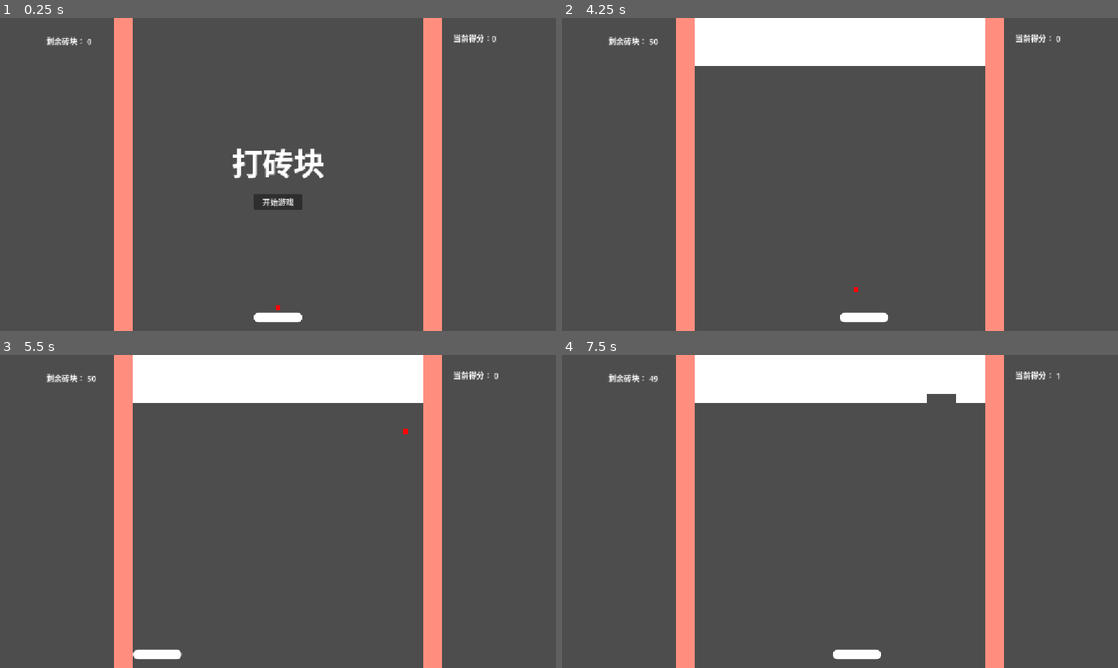
Above: before the commit, frames 1-4 (two rows, left to right).
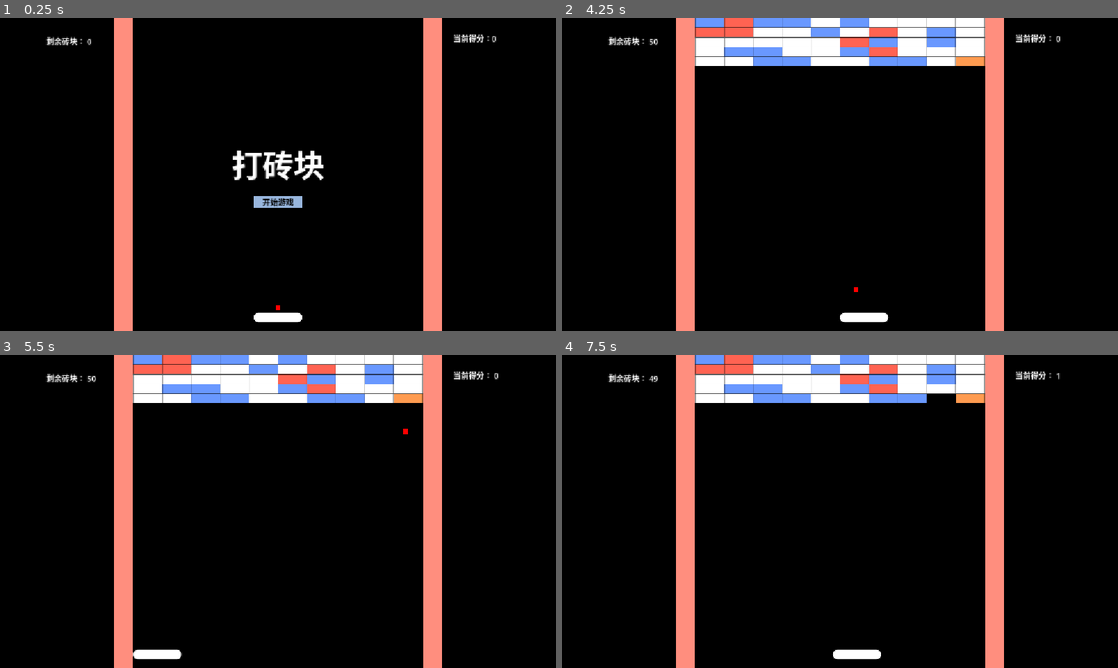
Above: after the commit, the same moments.

Repository: blingbling21/Brick-Break
Game: Godot game, scene res://场景/主场景/main.tscn
The game is run twice, just before and just after one commit, with the same random seed, the same clock (stepped at 60 frames per second) and the same inputs.
Inputs (mouse positions are in pixels of both pictures, inside the frame that each line leads up to):
- Up to frame 1 (0.25 s): no input
- Up to frame 2 (4.25 s): click "开始游戏" at 0.5 s; move the mouse to (962, 158) at 1.27 s; hold Right (ui_right) 1.28-2.03 s; move the mouse to (728, 190) at 2.02 s; hold Left (ui_left) 2.03-2.78 s; move the mouse to (895, 105) at 2.77 s; hold Right (ui_right) from 2.78 s (still down); tap Enter at 3.5 s; move the mouse to (812, 237) at 3.52 s
- Up to frame 3 (5.5 s): move the mouse to (444, 558) at 4.27 s; release Right (ui_right) at 4.28 s; hold Left (ui_left) from 4.28 s (still down); move the mouse to (111, 464) at 5.02 s
- Up to frame 4 (7.5 s): move the mouse to (867, 511) at 5.77 s; move the mouse to (756, 433) at 6.52 s; release Left (ui_left) at 6.53 s; hold Right (ui_right) from 6.53 s (still down); move the mouse to (962, 495) at 7.27 s

The runs differ from the first frame. In frame 1, 93% of the frame differs, in the area x 0-100%, y 0-100%; in frame 2, 89%; in frame 3, 89%; in frame 4, 89%.

Commit message:
feat: 完成游戏。

Diff:
--- a/project.godot
+++ b/project.godot
@@ -33,3 +33,7 @@
 2d_physics/layer_2="挡板"
 2d_physics/layer_3="球"
 2d_physics/layer_4="砖块"
+
+[rendering]
+
+environment/defaults/default_clear_color=Color(0, 0, 0, 1)
--- a/场景/主场景/main.tscn
+++ b/场景/主场景/main.tscn
@@ -6,6 +6,29 @@
 [ext_resource type="Script" uid="uid://dcb6vryqclclv" path="res://类/SoundButton.gd" id="2_v0jic"]
 [ext_resource type="PackedScene" uid="uid://bhnmdflmi6f1p" path="res://场景/砖块场景/Brick.tscn" id="4_1bvp3"]
 [ext_resource type="Script" uid="uid://cnmdavkf046yp" path="res://场景/主场景/砖块区域.gd" id="4_lquwl"]
+[ext_resource type="Script" uid="uid://da2v14487wh0d" path="res://资源/砖块数据/砖块数据.gd" id="7_dtaj0"]
+[ext_resource type="Resource" uid="uid://c8xg7gr06a774" path="res://资源/砖块数据/砖块数据_白色.tres" id="8_7c2yj"]
+[ext_resource type="Resource" uid="uid://pilb0kadfv6v" path="res://资源/砖块数据/砖块数据_蓝色.tres" id="9_qxhba"]
+[ext_resource type="Resource" uid="uid://cqskrlabjwy0b" path="res://资源/砖块数据/砖块数据_红色.tres" id="10_2s7da"]
+[ext_resource type="Resource" uid="uid://frxs1gvv0iww" path="res://资源/砖块数据/砖块数据_金色.tres" id="11_idkn5"]
+
+[sub_resource type="StyleBoxFlat" id="StyleBoxFlat_dtaj0"]
+bg_color = Color(0.59607846, 0.7137255, 0.8666667, 1)
+
+[sub_resource type="StyleBoxFlat" id="StyleBoxFlat_2s7da"]
+bg_color = Color(0.59607846, 0.7137255, 0.8666667, 1)
+
+[sub_resource type="StyleBoxFlat" id="StyleBoxFlat_qxhba"]
+bg_color = Color(0.59607846, 0.7137255, 0.8666667, 1)
+
+[sub_resource type="StyleBoxFlat" id="StyleBoxFlat_7c2yj"]
+bg_color = Color(0.59607846, 0.7137255, 0.8666667, 1)
+
+[sub_resource type="StyleBoxFlat" id="StyleBoxFlat_idkn5"]
+bg_color = Color(0.59607846, 0.7137255, 0.8666667, 1)
+
+[sub_resource type="StyleBoxFlat" id="StyleBoxFlat_36gte"]
+bg_color = Color(0.59607846, 0.7137255, 0.8666667, 1)
 
 [sub_resource type="WorldBoundaryShape2D" id="WorldBoundaryShape2D_7dm0k"]
 normal = Vector2(1, 0)
@@ -38,7 +61,6 @@
 [node name="GUI" type="CanvasLayer" parent="."]
 
 [node name="开始界面" type="Control" parent="GUI"]
-visible = false
 layout_mode = 3
 anchors_preset = 0
 offset_right = 1152.0
@@ -68,6 +90,10 @@
 layout_mode = 2
 size_flags_horizontal = 4
 size_flags_vertical = 4
+theme_override_colors/font_color = Color(0, 0, 0, 1)
+theme_override_styles/normal = SubResource("StyleBoxFlat_dtaj0")
+theme_override_styles/pressed = SubResource("StyleBoxFlat_2s7da")
+theme_override_styles/hover = SubResource("StyleBoxFlat_qxhba")
 text = "开始游戏"
 script = ExtResource("2_v0jic")
 metadata/_custom_type_script = "uid://dcb6vryqclclv"
@@ -110,6 +136,10 @@
 layout_mode = 2
 size_flags_horizontal = 4
 size_flags_vertical = 4
+theme_override_colors/font_color = Color(0, 0, 0, 1)
+theme_override_styles/normal = SubResource("StyleBoxFlat_7c2yj")
+theme_override_styles/pressed = SubResource("StyleBoxFlat_idkn5")
+theme_override_styles/hover = SubResource("StyleBoxFlat_36gte")
 text = "重开游戏"
 script = ExtResource("2_v0jic")
 metadata/_custom_type_script = "uid://dcb6vryqclclv"
@@ -259,6 +289,7 @@
 position = Vector2(276, 0)
 script = ExtResource("4_lquwl")
 brick_scene = ExtResource("4_1bvp3")
+brick_data_res = Array[ExtResource("7_dtaj0")]([ExtResource("8_7c2yj"), ExtResource("9_qxhba"), ExtResource("10_2s7da"), ExtResource("11_idkn5")])
 
 [connection signal="pressed" from="GUI/开始界面/HBoxContainer/VBoxContainer/开始按钮" to="." method="_on_开始按钮_pressed"]
 [connection signal="pressed" from="GUI/结束界面/HBoxContainer/VBoxContainer/重开按钮" to="." method="_on_重开按钮_pressed"]
--- a/场景/主场景/砖块区域.gd
+++ b/场景/主场景/砖块区域.gd
@@ -1,6 +1,7 @@
 extends Node2D
 
 @export var brick_scene :PackedScene
+@export var brick_data_res: Array[BrickData] = []
 
 signal update_score(score: int)
 signal update_brick_count(count: int)
@@ -10,15 +11,34 @@
 	for child in get_children():
 		child.queue_free()
 
+	var total_weight = 0
+	for data in brick_data_res:
+		total_weight += data.spawn_chance
+
+	print("total_weight: ", total_weight)
 	var brick_count := 0
 	for x in 10:
 		for y in 5:
 			var brick = brick_scene.instantiate()
 			brick.position = Vector2(x * 60, y * 20)
+			var brick_data = pick_brick_data_weighted(total_weight)
 			add_child(brick)
+			brick.initial(brick_data)
 			brick.brick_destroyed.connect(_on_brick_destroyed)
 			brick_count +=1
 	update_brick_count.emit(brick_count)
 
+# 加权随机返回砖块数据
+func pick_brick_data_weighted(total_weight: float) -> BrickData:
+	print("pick_brick_data_weighted total_weight: ", total_weight)
+	var roll = randf() * total_weight
+	var current_weight = 0
+	for data in brick_data_res:
+		current_weight += data.spawn_chance
+		if roll <= current_weight:
+			return data
+
+	return brick_data_res[0]
+
 func _on_brick_destroyed(score: int):
 	update_score.emit(score)
--- a/场景/砖块场景/Brick.tscn
+++ b/场景/砖块场景/Brick.tscn
@@ -1,9 +1,18 @@
-[gd_scene load_steps=3 format=3 uid="uid://bhnmdflmi6f1p"]
+[gd_scene load_steps=4 format=3 uid="uid://bhnmdflmi6f1p"]
 
 [ext_resource type="Script" uid="uid://c240afy30hk4f" path="res://场景/砖块场景/brick.gd" id="1_jfaf4"]
 
 [sub_resource type="RectangleShape2D" id="RectangleShape2D_73kpp"]
 size = Vector2(60, 20)
+
+[sub_resource type="StyleBoxFlat" id="StyleBoxFlat_jego4"]
+bg_color = Color(1, 1, 1, 1)
+border_width_left = 1
+border_width_top = 1
+border_width_right = 1
+border_width_bottom = 1
+border_color = Color(0, 0, 0, 1)
+border_blend = true
 
 [node name="Brick" type="StaticBody2D" groups=["Bricks"]]
 collision_layer = 8
@@ -14,6 +23,7 @@
 position = Vector2(30, 10)
 shape = SubResource("RectangleShape2D_73kpp")
 
-[node name="ColorRect" type="ColorRect" parent="."]
+[node name="Panel" type="Panel" parent="."]
 offset_right = 60.0
 offset_bottom = 20.0
+theme_override_styles/panel = SubResource("StyleBoxFlat_jego4")
--- a/场景/砖块场景/brick.gd
+++ b/场景/砖块场景/brick.gd
@@ -1,10 +1,54 @@
 extends StaticBody2D
+
+@onready var panel: Panel = $Panel
 
 signal brick_destroyed(score: int)
 
-@export var score := 1
+var score := 0
+var hp := 0
+var max_hp := 0
+# 定义抖动的强度（像素）
+var shake_intensity = 4.0
+
+# 初始化砖块数据
+func initial(brick_data: BrickData):
+	score = brick_data.score
+	hp = brick_data.hp
+	max_hp = brick_data.hp
+	modulate.a = 1.0
+	change_color(brick_data.color)
+
+#设置砖块颜色
+func change_color(color: Color):
+	if panel.has_theme_stylebox("panel"):
+		var style = panel.get_theme_stylebox("panel").duplicate()
+		style.bg_color = color
+		panel.add_theme_stylebox_override("panel", style)
+
+# 更新透明度
+func update_opacity():
+	var new_opacity = float(hp) / float(max_hp)
+	modulate.a = new_opacity
 
 func hit():
-	brick_destroyed.emit(score)
-	print("被撞了")
-	queue_free()
+	hp -= 1
+	if hp <= 0:
+		brick_destroyed.emit(score)
+		queue_free()
+	else:
+		update_opacity()
+		shake_visuals()
+
+func shake_visuals():
+	var tween = create_tween()
+
+		# 循环 5 次随机抖动
+	for i in range(5):
+		# 生成一个随机偏移量 (x 和 y 都在 -4 到 4 之间)
+		var offset = Vector2(randf_range(-1, 1), randf_range(-1, 1)) * shake_intensity
+
+		# 移动过去
+		tween.tween_property(panel, "position", offset, 0.04)
+
+	# 最后一定要归位
+	tween.tween_property(panel, "position", Vector2.ZERO, 0.04)
--- a/场景/音效场景/音效管理.tscn
+++ b/场景/音效场景/音效管理.tscn
@@ -1,7 +1,7 @@
 [gd_scene load_steps=3 format=3 uid="uid://b1eg2ilpsk5i5"]
 
 [ext_resource type="Script" uid="uid://bc5s7nffhlb12" path="res://场景/音效场景/音效管理.gd" id="1_jbyko"]
-[ext_resource type="AudioStream" uid="uid://b4bbtxxkwvb3u" path="res://资源/音效/球撞击.wav" id="2_llhge"]
+[ext_resource type="AudioStream" uid="uid://b4bbtxxkwvb3u" path="res://资产/音效/球撞击.wav" id="2_llhge"]
 
 [node name="音效管理" type="Node"]
 script = ExtResource("1_jbyko")
--- /dev/null
+++ b/资源/砖块数据/砖块数据.gd
@@ -0,0 +1,12 @@
+extends Resource
+
+class_name BrickData
+
+@export_group("基础属性")
+@export var name := "普通砖块"
+@export var color := Color.WHITE
+@export var score := 1
+@export var hp := 1
+
+@export_group("生成规则")
+@export var spawn_chance := 0.5
--- /dev/null
+++ b/资源/砖块数据/砖块数据_白色.tres
@@ -0,0 +1,7 @@
+[gd_resource type="Resource" script_class="BrickData" load_steps=2 format=3 uid="uid://c8xg7gr06a774"]
+
+[ext_resource type="Script" uid="uid://da2v14487wh0d" path="res://资源/砖块数据/砖块数据.gd" id="1_3hqnr"]
+
+[resource]
+script = ExtResource("1_3hqnr")
+metadata/_custom_type_script = "uid://da2v14487wh0d"
--- /dev/null
+++ b/资源/砖块数据/砖块数据_红色.tres
@@ -0,0 +1,12 @@
+[gd_resource type="Resource" script_class="BrickData" load_steps=2 format=3 uid="uid://cqskrlabjwy0b"]
+
+[ext_resource type="Script" uid="uid://da2v14487wh0d" path="res://资源/砖块数据/砖块数据.gd" id="1_a3g06"]
+
+[resource]
+script = ExtResource("1_a3g06")
+name = "红色砖块"
+color = Color(1, 0.38795537, 0.3197254, 1)
+score = 5
+hp = 3
+spawn_chance = 0.15
+metadata/_custom_type_script = "uid://da2v14487wh0d"
--- /dev/null
+++ b/资源/砖块数据/砖块数据_蓝色.tres
@@ -0,0 +1,12 @@
+[gd_resource type="Resource" script_class="BrickData" load_steps=2 format=3 uid="uid://pilb0kadfv6v"]
+
+[ext_resource type="Script" uid="uid://da2v14487wh0d" path="res://资源/砖块数据/砖块数据.gd" id="1_qpjw6"]
+
+[resource]
+script = ExtResource("1_qpjw6")
+name = "蓝色砖块"
+color = Color(0.4117098, 0.59714514, 1, 1)
+score = 3
+hp = 2
+spawn_chance = 0.25
+metadata/_custom_type_script = "uid://da2v14487wh0d"
--- /dev/null
+++ b/资源/砖块数据/砖块数据_金色.tres
@@ -0,0 +1,12 @@
+[gd_resource type="Resource" script_class="BrickData" load_steps=2 format=3 uid="uid://frxs1gvv0iww"]
+
+[ext_resource type="Script" uid="uid://da2v14487wh0d" path="res://资源/砖块数据/砖块数据.gd" id="1_om7xb"]
+
+[resource]
+script = ExtResource("1_om7xb")
+name = "金色砖块"
+color = Color(0.99858993, 0.60614425, 0.31430554, 1)
+score = 10
+hp = 5
+spawn_chance = 0.05
+metadata/_custom_type_script = "uid://da2v14487wh0d"
Not shown, added: export_presets.cfg
Not shown: 1 places in 场景/主场景/main.tscn that only renumber resources
Not shown, changed: 资产/音效/倒计时321.wav.import
Not shown, changed: 资产/音效/倒计时GO.wav.import
Not shown, changed: 资产/音效/球出界.wav.import
Not shown, changed: 资产/音效/球撞击.wav.import
Not shown, changed: 资产/音效/胜利.wav.import
Not shown, added: 资产/音效/鼠标hover.mp3.import
Not shown, added: 资产/音效/鼠标点击.mp3.import
Not shown, added: 资源/砖块数据/砖块数据.gd.uid
Not shown, removed: 资源/音效/鼠标hover.mp3.import
Not shown, removed: 资源/音效/鼠标点击.mp3.import
(and 7 more such lines)
